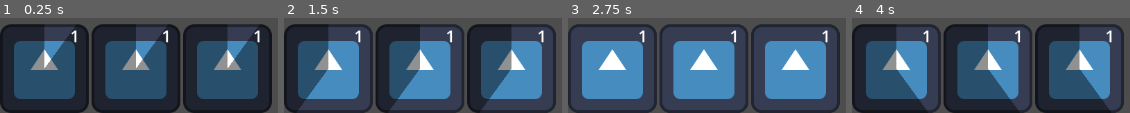
Above: before the commit, frames 1-4 (left to right).
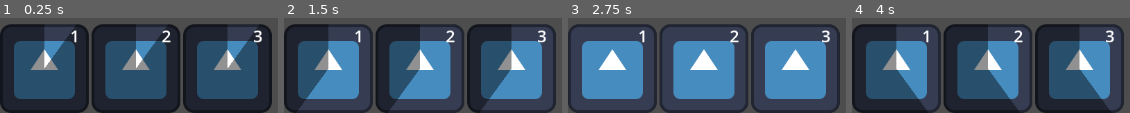
Above: after the commit, the same moments.

Repository: telmotrooper/mephistos-wrath
Game: Godot game, scene res://main.tscn
Two runs of this game, one before a commit and one after it. Both use one fixed random seed, a clock stepped at 60 frames per second and the inputs below. The engine's default icon, where the game draws it, is replaced by a stand-in: a white triangle on a blue panel in a dark square.
Inputs:
- Up to frame 1 (0.25 s): no input
- Up to frame 2 (1.5 s): no input
- Up to frame 3 (2.75 s): no input
- Up to frame 4 (4 s): tap Enter at 2.75 s

The runs differ from the first frame. In frame 1, 0.5% of the frame differs, in the area x 58-95%, y 12-27%; in frame 2, 0.5%; in frame 3, 0.5%; in frame 4, 0.5%.

Commit message:
Added label to AbilityButton

Diff:
--- a/ability_button.gd
+++ b/ability_button.gd
@@ -1,16 +1,11 @@
 extends TextureProgressBar
 
 @export var key: StringName
+@export var label: String
 
-# Called when the node enters the scene tree for the first time.
 func _ready():
-	pass # Replace with function body.
+	$Label.text = label
 
-
-# Called every frame. 'delta' is the elapsed time since the previous frame.
-func _process(delta):
-	pass
-
-func _physics_process(delta):
+func _physics_process(_delta):
 	if Input.is_action_just_pressed(key):
 		print("pressed ", self.name)
--- a/main.tscn
+++ b/main.tscn
@@ -24,11 +24,14 @@
 [node name="AbilityButton1" parent="HBoxContainer" instance=ExtResource("1_65hv6")]
 layout_mode = 2
 key = &"hotkey_1"
+label = "1"
 
 [node name="AbilityButton2" parent="HBoxContainer" instance=ExtResource("1_65hv6")]
 layout_mode = 2
 key = &"hotkey_2"
+label = "2"
 
 [node name="AbilityButton3" parent="HBoxContainer" instance=ExtResource("1_65hv6")]
 layout_mode = 2
 key = &"hotkey_3"
+label = "3"
